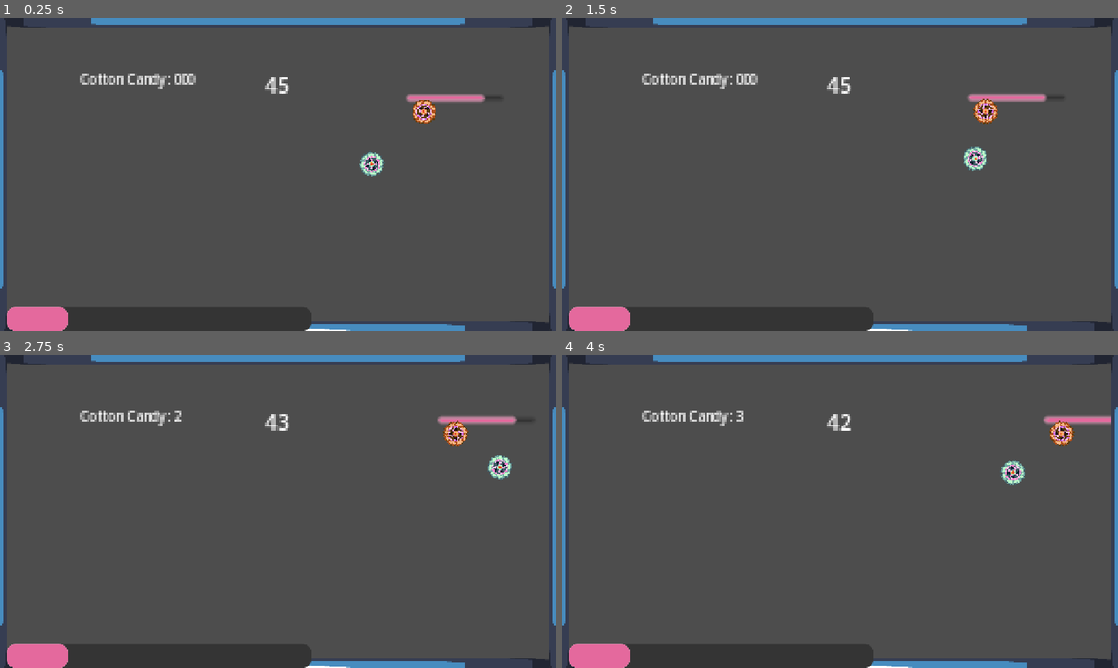
Above: before the commit, frames 1-4 (two rows, left to right).
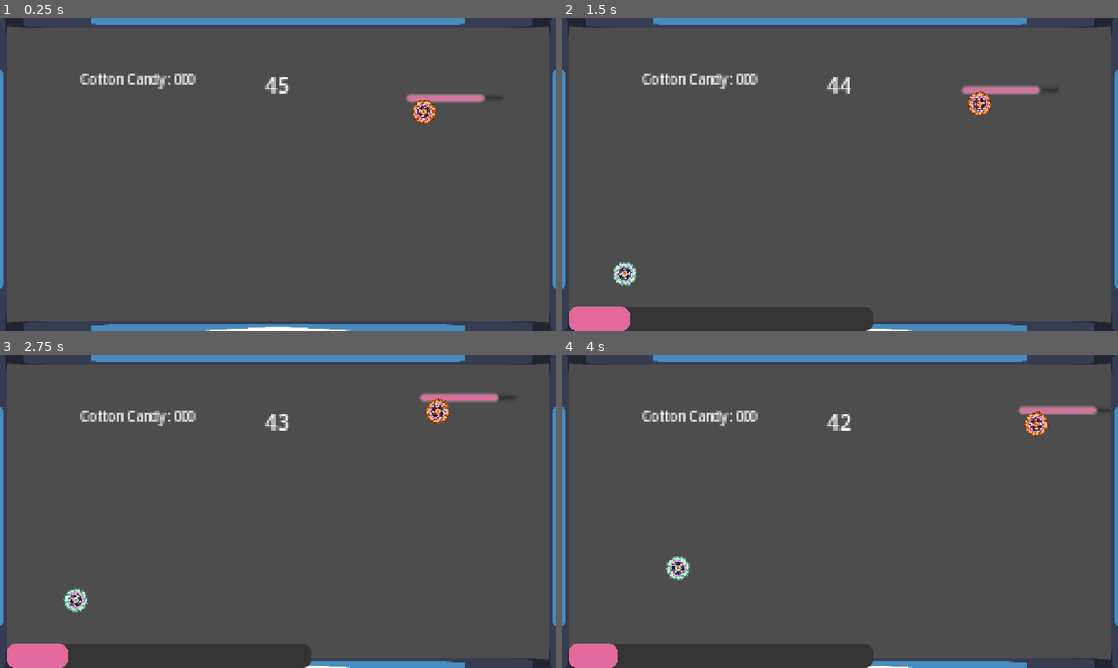
Above: after the commit, the same moments.

Repository: We-ALL-Play-Warthunder-Not-Just-Me/verySeriousSpinningCottonCandyGame
Game: Godot game, scene res://main_game.tscn
Two runs of this game, one before a commit and one after it. Both use one fixed random seed, a clock stepped at 60 frames per second and the inputs below. The engine's default icon, where the game draws it, is replaced by a stand-in: a white triangle on a blue panel in a dark square.
Inputs (mouse positions are in pixels of both pictures, inside the frame that each line leads up to):
- Up to frame 1 (0.25 s): no input
- Up to frame 2 (1.5 s): move the mouse to (962, 158) at 0.52 s; press the mouse at (962, 158) at 0.53 s; move the mouse to (728, 190) at 1.27 s; release the mouse at (728, 190) at 1.28 s; click (728, 190) at 1.35 s
- Up to frame 3 (2.75 s): move the mouse to (333, 442) at 2.02 s; press the mouse at (333, 442) at 2.03 s
- Up to frame 4 (4 s): move the mouse to (812, 574) at 2.77 s; release the mouse at (812, 574) at 2.78 s; click (812, 574) at 2.85 s; move the mouse to (1006, 558) at 3.52 s; press the mouse at (1006, 558) at 3.53 s

The runs differ from the first frame. In frame 1, 4.4% of the frame differs, in the area x 1-70%, y 42-100%; in frame 2, 1.6%; in frame 3, 2.0%; in frame 4, 2.1%.

Commit message:
A simple Respawn
It's not perfect most likely, but it currently works well enough and that's all we really need. If worse comes to worse, this gets us one step closer to a solid concept that we can still push.

Diff:
--- a/Player/Player.tscn
+++ b/Player/Player.tscn
@@ -122,7 +122,7 @@
 script = ExtResource("1_3qydi")
 MaxHp = 50
 CurrentHP = 10
-HealthDecay = 0
+HealthDecay = 2
 metadata/_custom_type_script = "uid://uflgtvyrjjt"
 
 [node name="decayTimer" type="Timer" parent="HealthComponent" unique_id=1606738338 node_paths=PackedStringArray("health")]
--- a/Player/player_rigid.gd
+++ b/Player/player_rigid.gd
@@ -17,8 +17,12 @@
 var can_dash = true
 var aiming = false
 var dash_countdown
-@export var center_stage = Node2D
+@onready var center_stage = get_node("/root/MainGame/CenterStage")
 var previous_frame: Vector2
+@onready var spawner = get_node("/root/MainGame/PlayerSpawn")
+
+func _ready() -> void:
+	health.healthDEATH.connect(spawner.kill_player)
 
 # Called every frame. 'delta' is the elapsed time since the previous frame.
 func _process(delta: float) -> void:
--- a/cotton_candy_tracker.gd
+++ b/cotton_candy_tracker.gd
@@ -3,10 +3,10 @@
 var cotton_candy
 var candy_value = 1
 var final_candy = 0
-@onready var player = get_node("../Player")
+#@onready var player = get_node("../Player")
 
-func _on_candy_timer_timeout() -> void:
-	var add_candy = candy_value * player.candy_multiplier
-	final_candy += add_candy
-	#print(final_candy)
-	self.text = "Cotton Candy: " + str(final_candy)
+#func _on_candy_timer_timeout() -> void:
+	#var add_candy = candy_value * player.candy_multiplier
+	#final_candy += add_candy
+	##print(final_candy)
+	#self.text = "Cotton Candy: " + str(final_candy)
--- a/main_game.tscn
+++ b/main_game.tscn
@@ -1,7 +1,7 @@
 [gd_scene format=3 uid="uid://d1143h5fnthge"]
 
 [ext_resource type="Script" uid="uid://b3mexmqks0wdv" path="res://center_stage.gd" id="1_2pltu"]
-[ext_resource type="PackedScene" uid="uid://c1kjh2bp3nhq6" path="res://Player/Player.tscn" id="2_yx7mw"]
+[ext_resource type="Script" uid="uid://c2lkm3t8ksxn4" path="res://player_spawn_test.gd" id="1_l5ukw"]
 [ext_resource type="PackedScene" uid="uid://byggay1shakk" path="res://Enemies/Enemy.tscn" id="4_6bm6p"]
 [ext_resource type="Script" uid="uid://dvg2qi60ngnjj" path="res://TestTimer.gd" id="4_dugkq"]
 [ext_resource type="AudioStream" uid="uid://xar8uhwh766e" path="res://Assets/Music/Very Serious Cotton Candy Making.wav" id="5_dugkq"]
@@ -13,13 +13,16 @@
 
 [node name="MainGame" type="Node" unique_id=2037128485]
 
+[node name="PlayerSpawn" type="Node2D" parent="." unique_id=1170452474]
+position = Vector2(-160, 72)
+script = ExtResource("1_l5ukw")
+
+[node name="Timer" type="Timer" parent="PlayerSpawn" unique_id=197971034]
+one_shot = true
+autostart = true
+
 [node name="CenterStage" type="Node2D" parent="." unique_id=2022388985]
 script = ExtResource("1_2pltu")
-
-[node name="Player" parent="." unique_id=2021730916 node_paths=PackedStringArray("center_stage") instance=ExtResource("2_yx7mw")]
-position = Vector2(72, -8)
-continuous_cd = 1
-center_stage = NodePath("../CenterStage")
 
 [node name="Camera2D" type="Camera2D" parent="." unique_id=1344449492]
 zoom = Vector2(3, 3)
@@ -104,4 +107,5 @@
 scale = Vector2(0.9999999, 0.9999998)
 shape = SubResource("RectangleShape2D_tsdbm")
 
+[connection signal="timeout" from="PlayerSpawn/Timer" to="PlayerSpawn" method="spawn_player"]
 [connection signal="timeout" from="CottonCandyTracker/CandyTimer" to="CottonCandyTracker" method="_on_candy_timer_timeout"]
--- /dev/null
+++ b/player_spawn_test.gd
@@ -0,0 +1,16 @@
+extends Node2D
+
+@onready var new_player = preload("res://Player/Player.tscn")
+@onready var stage = get_node("..")
+@onready var timer = $Timer
+var player
+var timer_max = 5
+
+func kill_player():
+	player.queue_free()
+	timer.start(timer_max)
+
+func spawn_player():
+	player = new_player.instantiate()
+	stage.add_child.call_deferred(player)
+	player.global_position = self.global_position
Not shown, added: player_spawn_test.gd.uid
